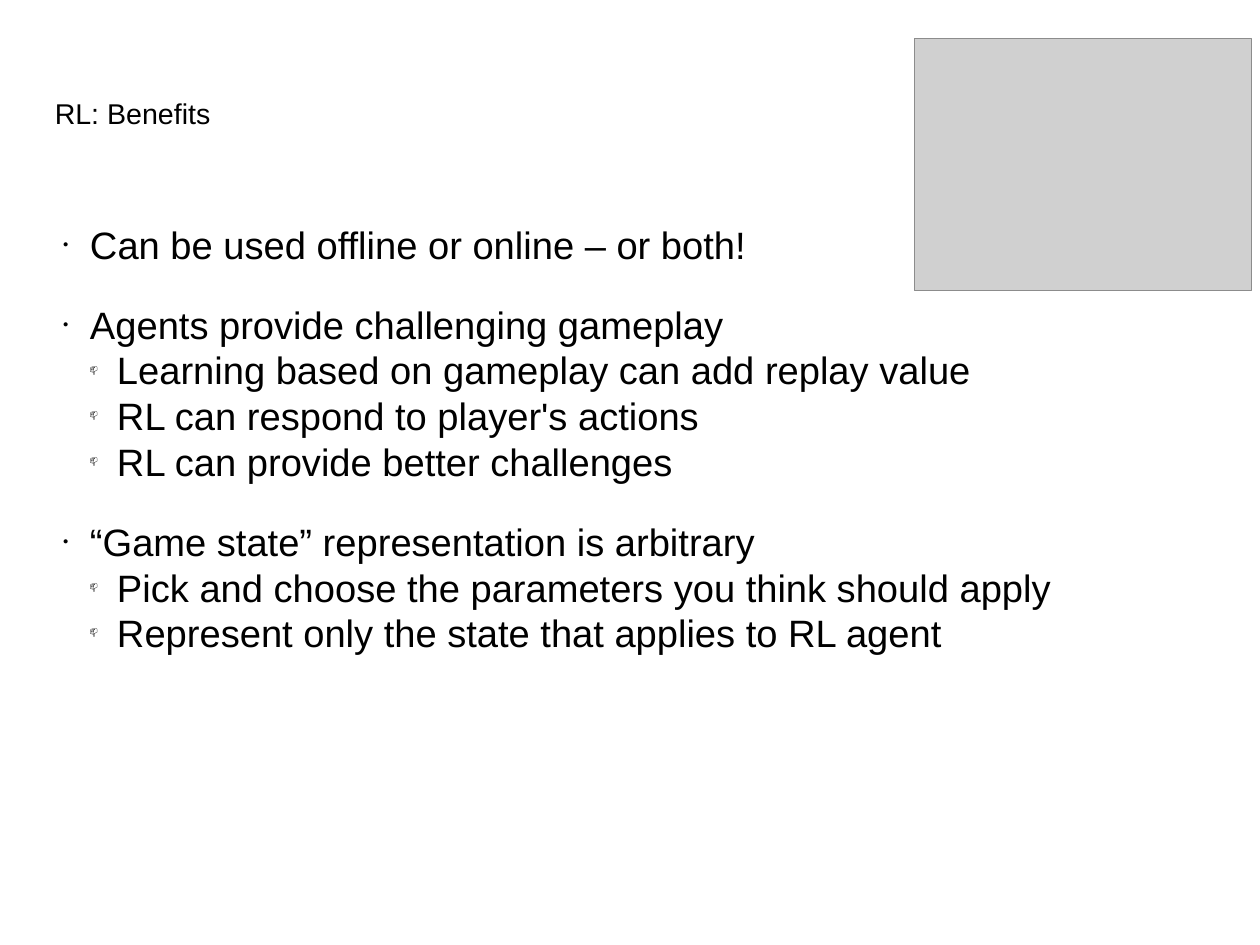
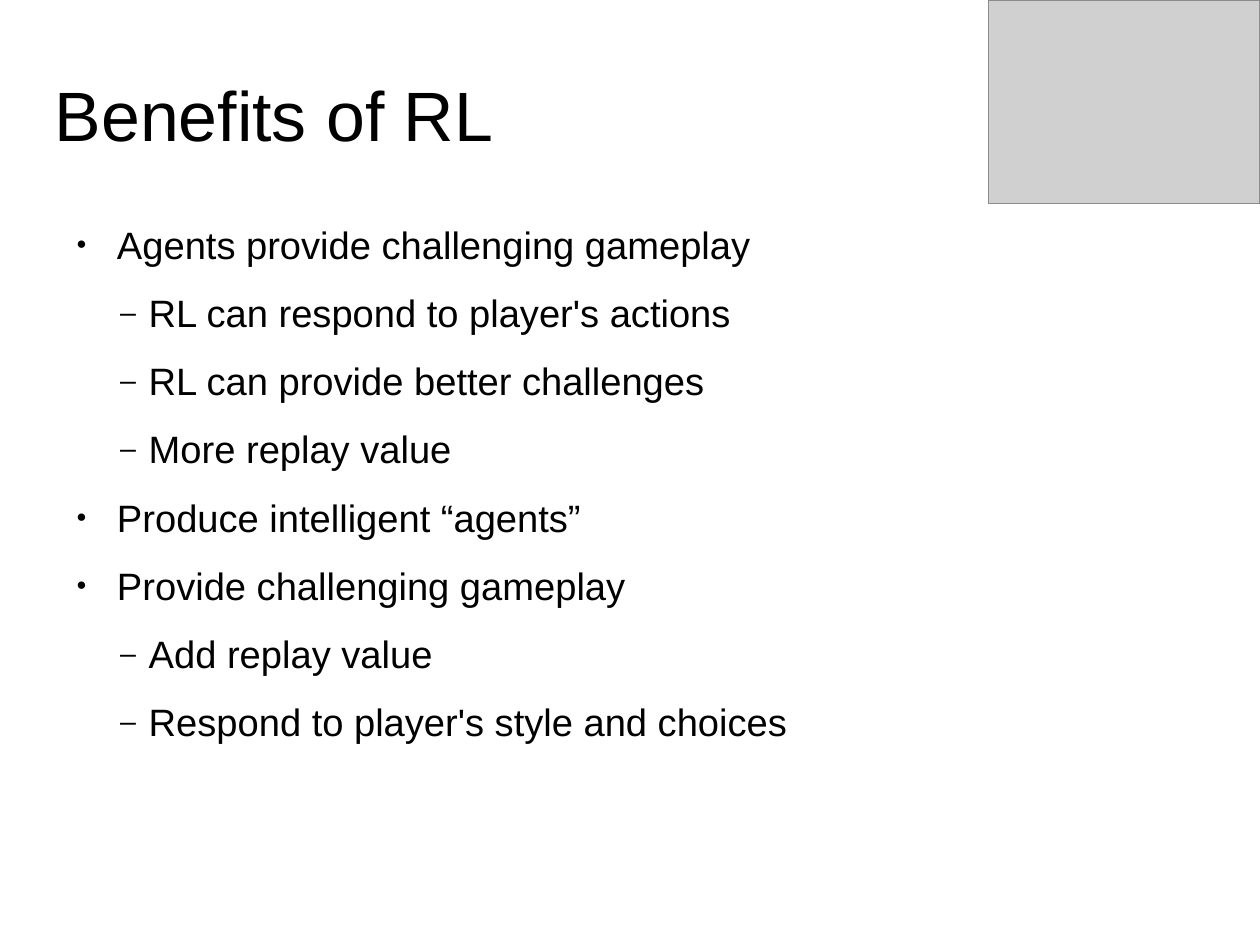
Before and after one commit to cs580project/RL, a slide deck: slide 5 of presentation/intro to RL.pptx (slide 3 before the commit). Drawn at 1260x945 pixels with LibreOffice and Linux fonts; fonts in the diff are those of the drawing; grey boxes stand for pictures. Boxes give left, top, right and bottom in pixels: in the first picture for what was removed or moved away, otherwise in the second. Text is boxed around its words. In the diff, an @@ line names an element or a change of style, - is before the commit and + after.

```diff
--- a/presentation/intro to RL.pptx
+++ b/presentation/intro to RL.pptx
@@ picture: place and size @@
-picture at bbox=[915, 39, 1252, 292]
+picture at bbox=[989, 0, 1260, 204]
@@ title at bbox=[55, 90, 493, 142]: text changed; size 18 to 44 pt @@
-RL: Benefits
+Benefits of RL
@@ text at bbox=[90, 231, 746, 260]: paragraph removed @@
-● Can be used offline or online – or both!
@@ text at bbox=[117, 231, 750, 403]: more space between paragraphs; bullet 📫 to – @@
@@ text at bbox=[117, 356, 970, 392]: paragraph removed @@
-  📫 Learning based on gameplay can add replay value
@@ text at bbox=[117, 435, 787, 744]: text changed @@
-● “Game state” representation is arbitrary
-  📫 Pick and choose the parameters you think should apply
-  📫 Represent only the state that applies to RL agent
+  – More replay value
+● Produce intelligent “agents”
+● Provide challenging gameplay
+  – Add replay value
+  – Respond to player's style and choices
```
Also in this commit, not shown: 2 other slides changed, 4 slides added, 1 slide removed.
